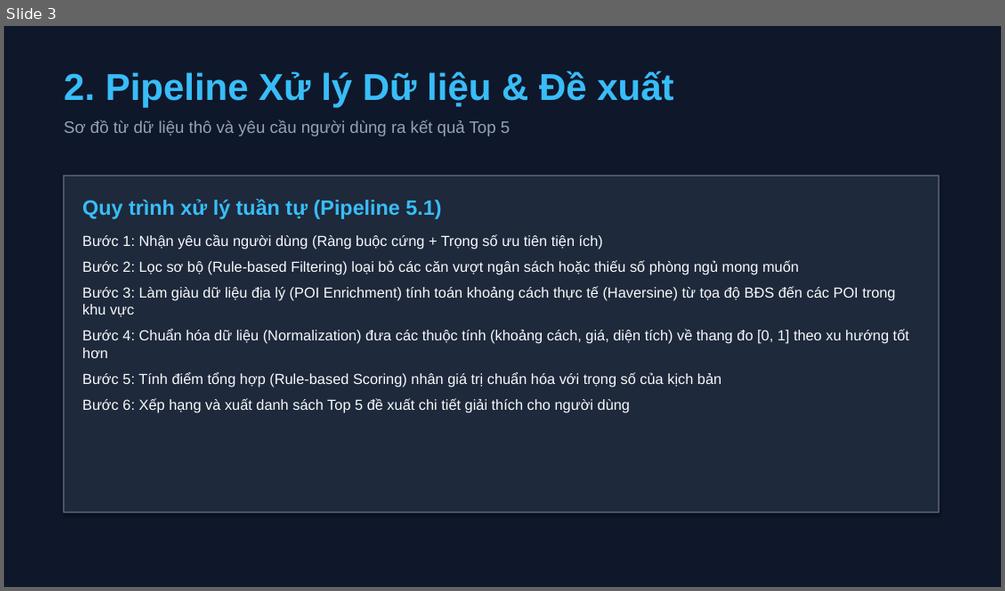
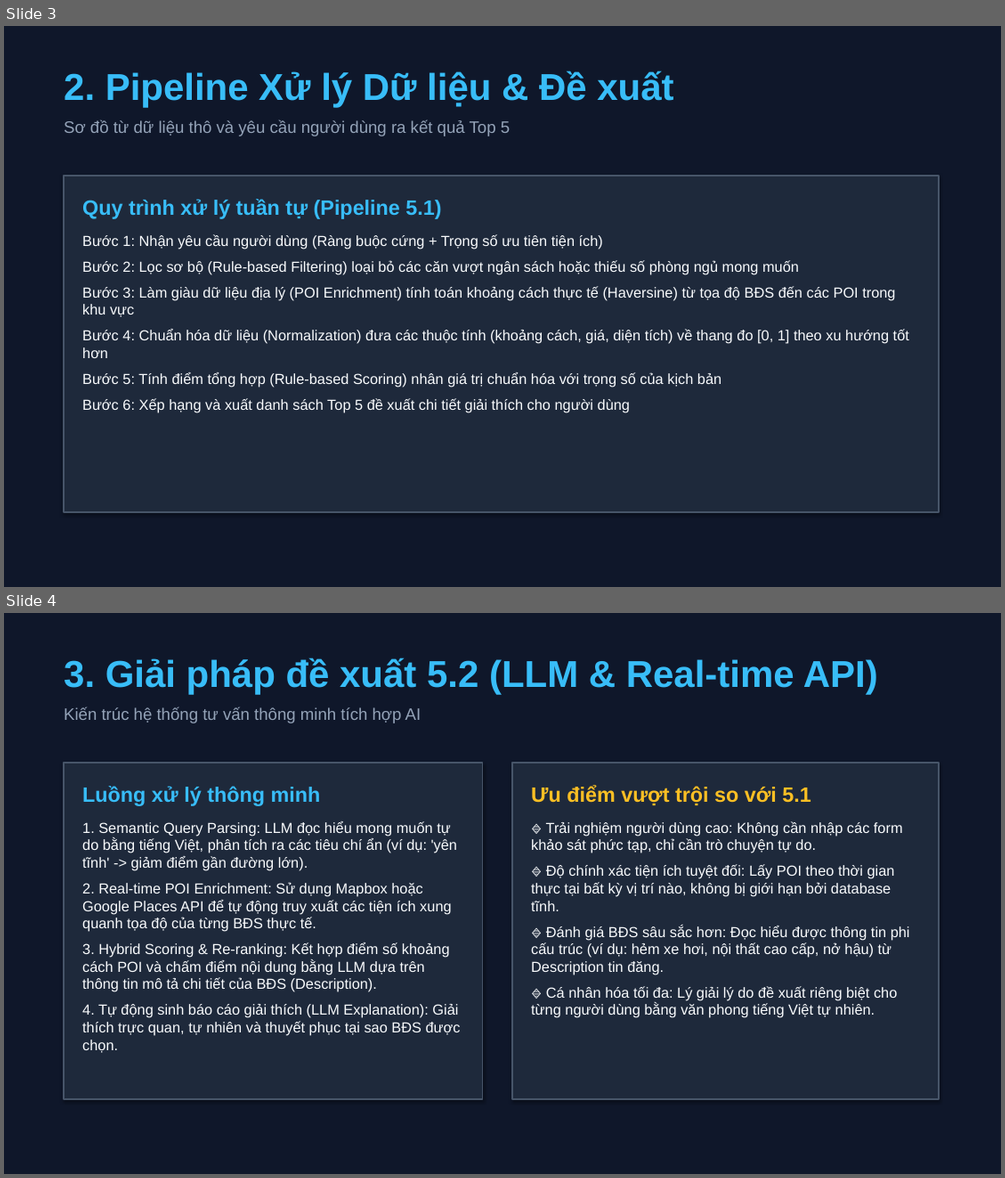
Before and after one commit to minhtien0498/IT2041_G8_DecisionMaking, a slide deck: outputs/midterm_presentation.pptx. Shown one above the other, each under a label of ours: slide 3 before the commit, slides 3 and 4 after it. The pictures are 1005x591 and 1005x1178 pixels, drawn with LibreOffice and Linux fonts; fonts in the diff are those of the drawing. Boxes give left, top, right and bottom in pixels: in the first picture for what was removed or moved away, otherwise in the second. Text is boxed around its words. In the diff, an @@ line names an element or a change of style, - is before the commit and + after.

Commit message:
feat: add Slide 4 for Solution 5.2 (LLM & Real-time API) in midterm presentation

```diff
--- a/outputs/midterm_presentation.pptx
+++ b/outputs/midterm_presentation.pptx
@@ slide 4 added at [4,613,1001,1174], background #0F172A @@
@@ text added at [64,657,878,723], 16 pt, text #94A3B8 @@
+3. Giải pháp đề xuất 5.2 (LLM & Real-time API)
+Kiến trúc hệ thống tư vấn thông minh tích hợp AI
@@ rectangle added at [64,763,483,1099], fill #1E293B, outline #475569 1.5 pt @@
@@ rectangle added at [512,763,938,1099], fill #1E293B, outline #475569 1.5 pt @@
@@ text added at [82,786,461,1053], 14 pt, text #F8FAFC @@
+Luồng xử lý thông minh
+1. Semantic Query Parsing: LLM đọc hiểu mong muốn tự do bằng tiếng Việt, phân tích ra các tiêu chí ẩn (ví dụ: 'yên tĩnh' -> giảm điểm gần đường lớn).
+2. Real-time POI Enrichment: Sử dụng Mapbox hoặc Google Places API để tự động truy xuất các tiện ích xung quanh tọa độ của từng BĐS thực tế.
+3. Hybrid Scoring & Re-ranking: Kết hợp điểm số khoảng cách POI và chấm điểm nội dung bằng LLM dựa trên thông tin mô tả chi tiết của BĐS (Description).
+4. Tự động sinh báo cáo giải thích (LLM Explanation): Giải thích trực quan, tự nhiên và thuyết phục tại sao BĐS được chọn.
@@ text added at [531,785,910,1018], 14 pt, text #F8FAFC @@
+Ưu điểm vượt trội so với 5.1
+🔹 Trải nghiệm người dùng cao: Không cần nhập các form khảo sát phức tạp, chỉ cần trò chuyện tự do.
+🔹 Độ chính xác tiện ích tuyệt đối: Lấy POI theo thời gian thực tại bất kỳ vị trí nào, không bị giới hạn bởi database tĩnh.
+🔹 Đánh giá BĐS sâu sắc hơn: Đọc hiểu được thông tin phi cấu trúc (ví dụ: hẻm xe hơi, nội thất cao cấp, nở hậu) từ Description tin đăng.
+🔹 Cá nhân hóa tối đa: Lý giải lý do đề xuất riêng biệt cho từng người dùng bằng văn phong tiếng Việt tự nhiên.
```
Also in this commit, not shown: 4 slides changed, 1 other file.
